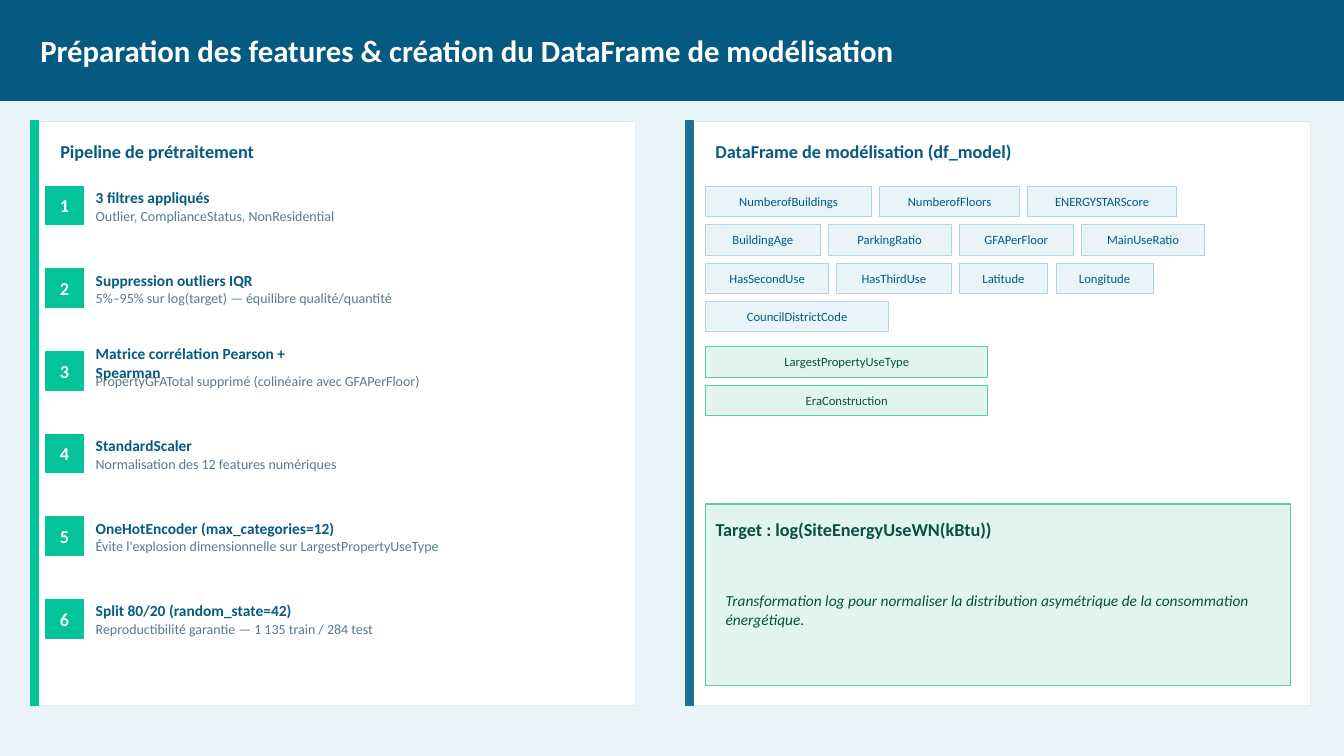
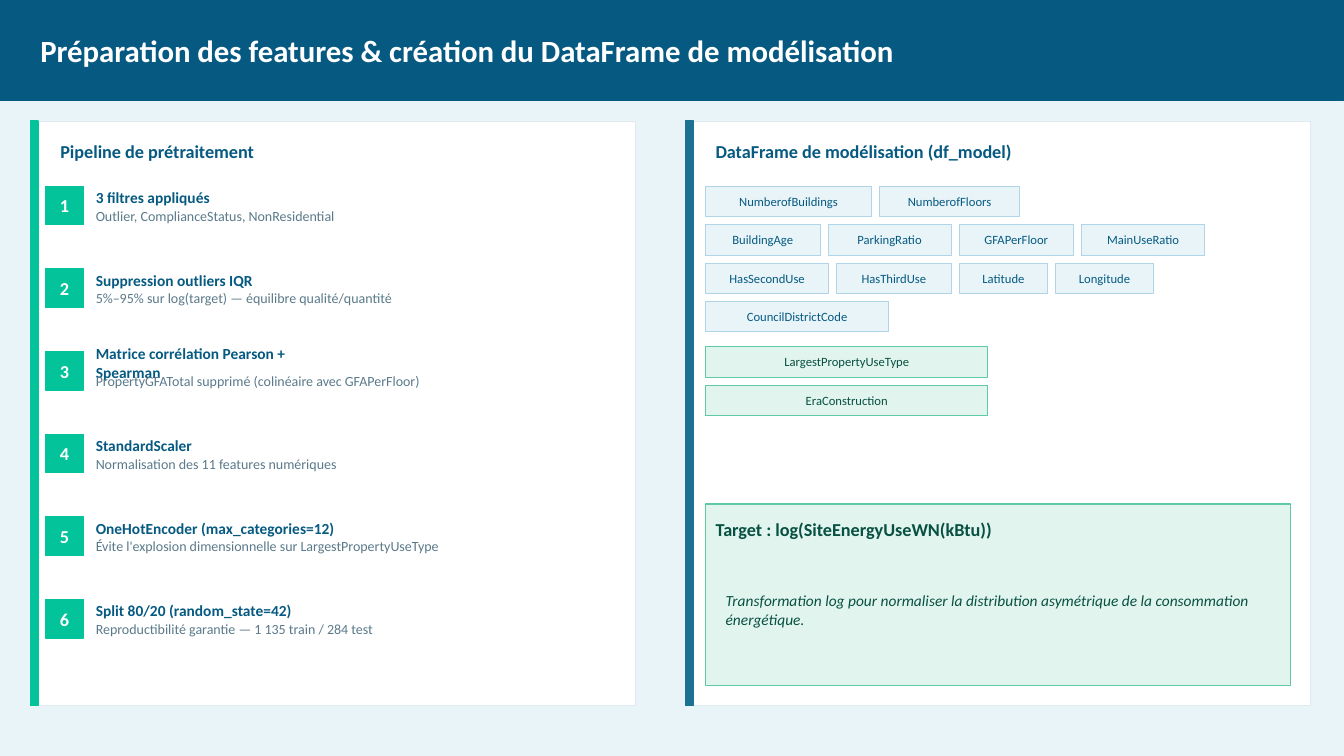
Before and after one commit to BillelR/projet6-seattle-energy, a slide deck: slide 7 of Rabouz_Billel_2_presentation seattle energie_13042026.pptx. Drawn at 1344x756 pixels with LibreOffice and Linux fonts; fonts in the diff are those of the drawing. Boxes give left, top, right and bottom in pixels: in the first picture for what was removed or moved away, otherwise in the second. Text is boxed around its words. In the diff, an @@ line names an element or a change of style, - is before the commit and + after.

Commit message:
Final_PPTX

```diff
--- a/Rabouz_Billel_2_presentation seattle energie_13042026.pptx
+++ b/Rabouz_Billel_2_presentation seattle energie_13042026.pptx
@@ rectangle removed at [1028, 187, 1178, 217] @@
@@ text removed at [1055, 198, 1149, 206] @@
-ENERGYSTARScore
@@ text at [96, 459, 337, 471]: text changed @@
-Normalisation des 12 features numériques
+Normalisation des 11 features numériques
```
Also in this commit, not shown: 3 other slides changed.
